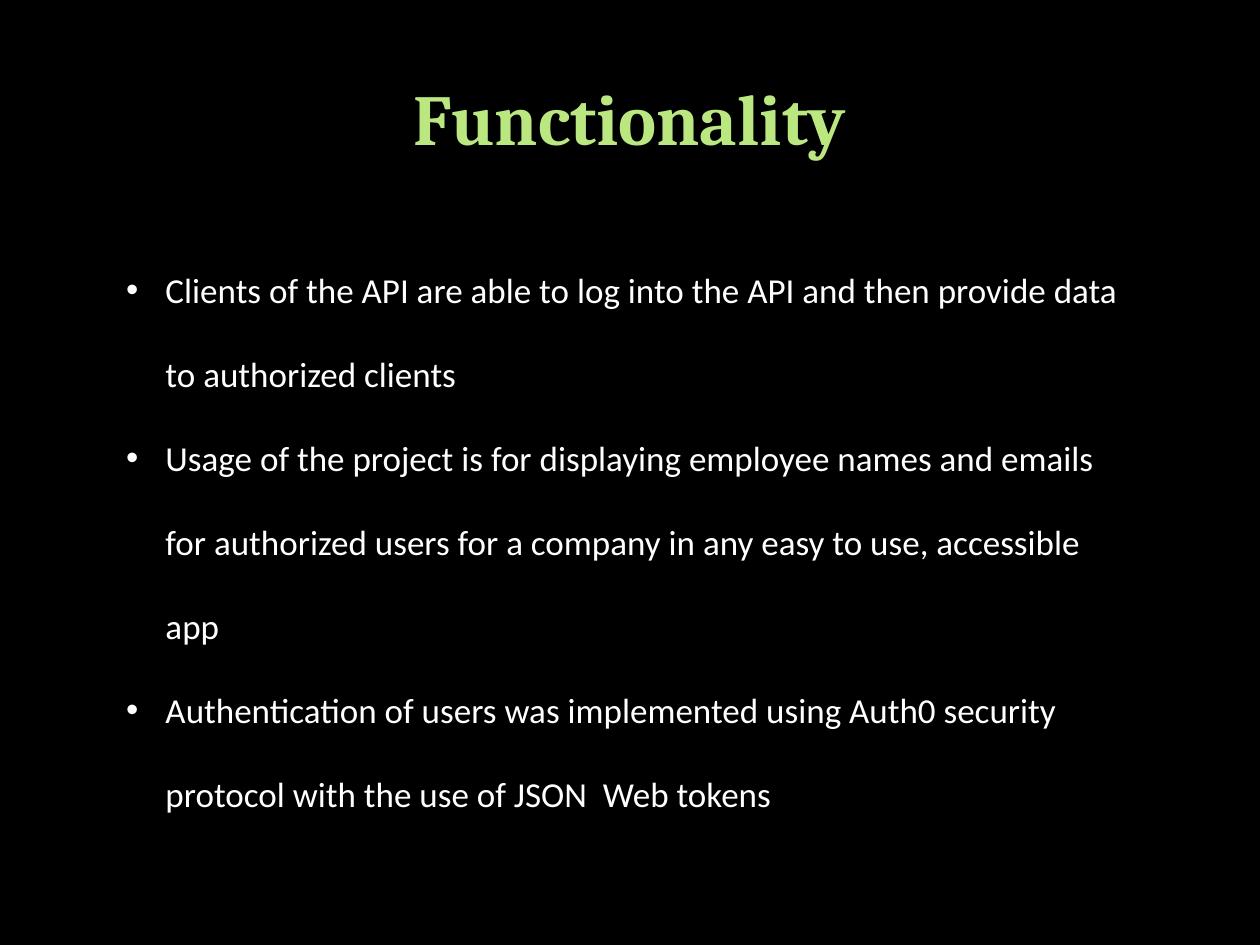
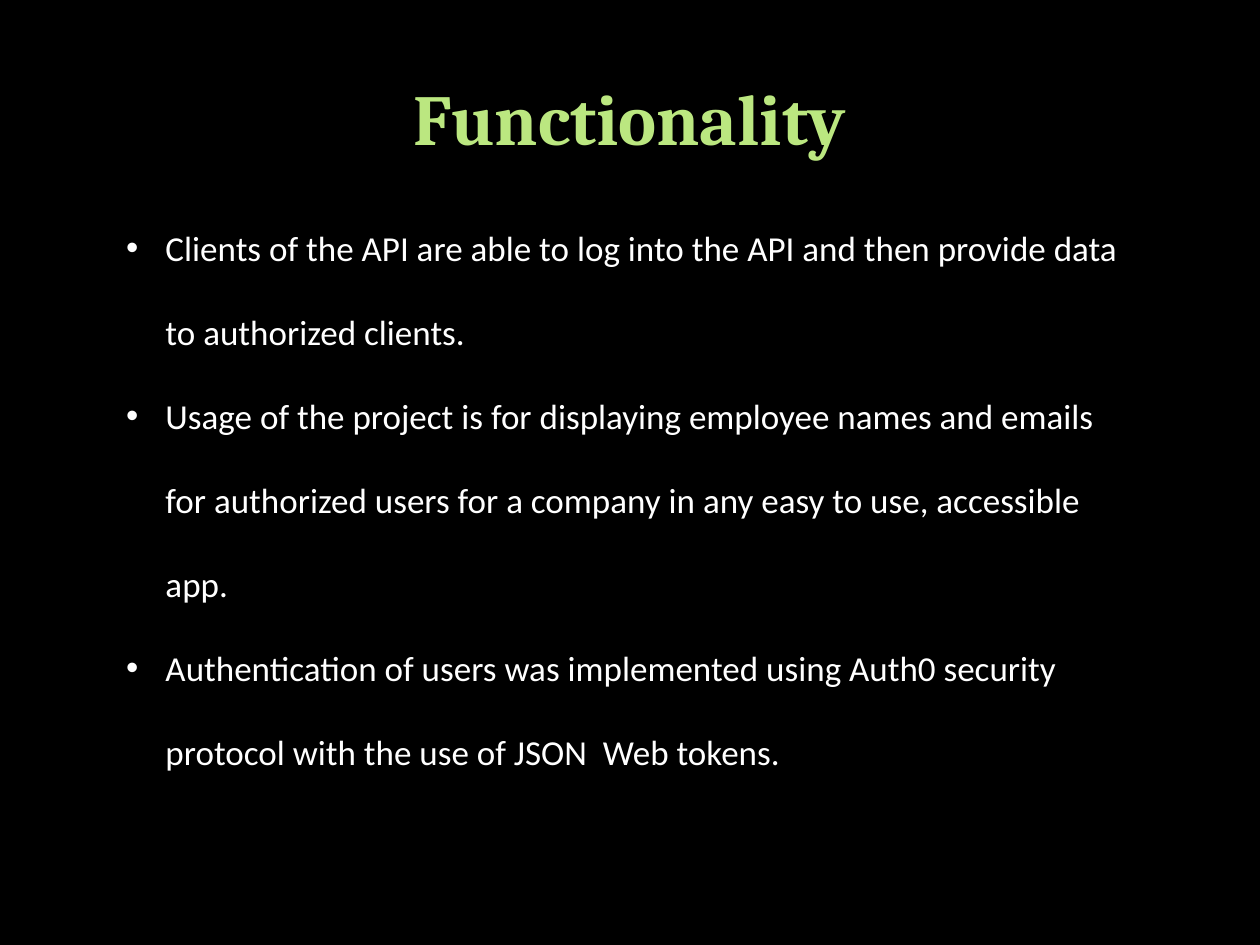
Before and after one commit to Rgutierrez0501/Project_1, a slide deck: slide 3 of Project 1.pptx (slide 4 before the commit). Drawn at 1260x945 pixels with LibreOffice and Linux fonts; fonts in the diff are those of the drawing; background and template pictures are left out. Boxes give left, top, right and bottom in pixels: in the first picture for what was removed or moved away, otherwise in the second. Text is boxed around its words. In the diff, an @@ line names an element or a change of style, - is before the commit and + after.

Commit message:
updated ppt

```diff
--- a/Project 1.pptx
+++ b/Project 1.pptx
@@ text at (165, 236, 1117, 771): text changed @@
-• Clients of the API are able to log into the API and then provide data to authorized clients
-• Usage of the project is for displaying employee names and emails for authorized users for a company in any easy to use, accessible app
-• Authentication of users was implemented using Auth0 security protocol with the use of JSON Web tokens
+• Clients of the API are able to log into the API and then provide data to authorized clients.
+• Usage of the project is for displaying employee names and emails for authorized users for a company in any easy to use, accessible app.
+• Authentication of users was implemented using Auth0 security protocol with the use of JSON Web tokens.
```
Also in this commit, not shown: 4 other slides changed, 2 other files.
